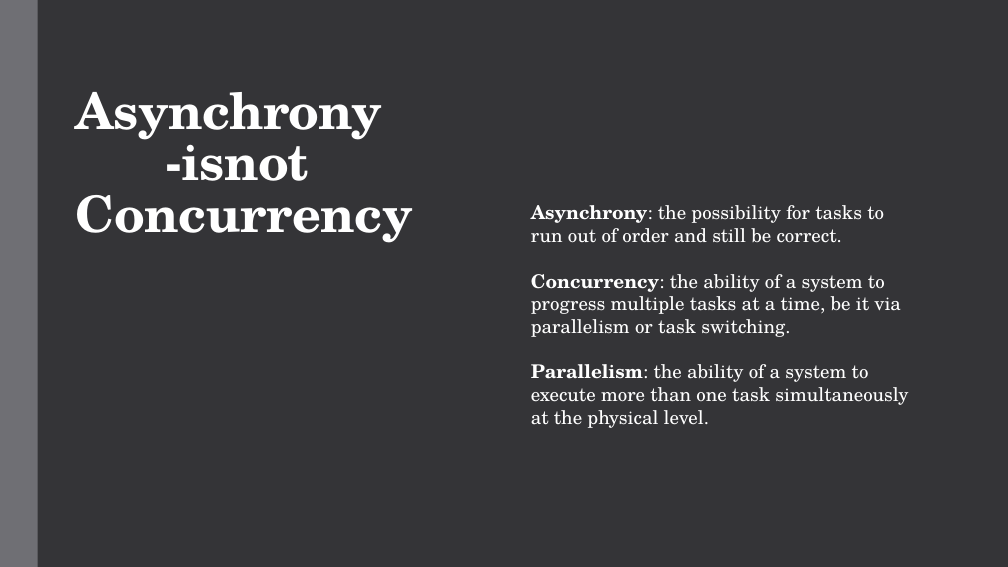
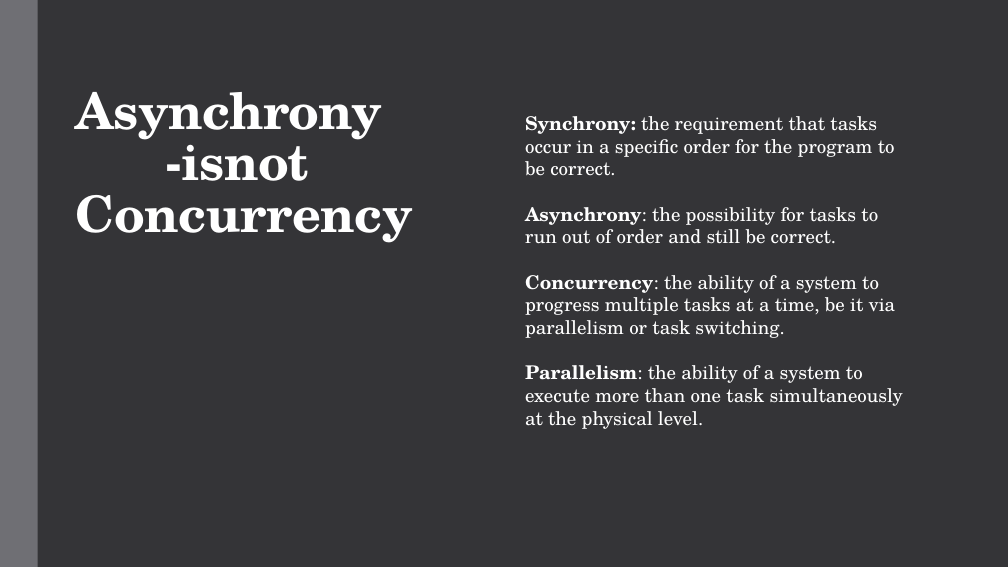
Before and after one commit to michaelgov-ctrl/asynchrony, a slide deck: slide 1 of Asynchrony.pptx. Drawn at 1008x567 pixels with LibreOffice and Linux fonts; fonts in the diff are those of the drawing. Boxes give left, top, right and bottom in pixels: in the first picture for what was removed or moved away, otherwise in the second. Text is boxed around its words. In the diff, an @@ line names an element or a change of style, - is before the commit and + after.

```diff
--- a/Asynchrony.pptx
+++ b/Asynchrony.pptx
@@ text "Synchrony: the requirement that tasks ...": place and size @@
-text "Synchrony: the requirement that tasks ..." at [531, 205, 908, 428]
+text "Synchrony: the requirement that tasks ..." at [525, 116, 903, 429]
@@ text at [525, 116, 895, 176]: paragraph added @@
+Synchrony: the requirement that tasks occur in a specific order for the program to be correct.
```
Also in this commit, not shown: 2 other slides changed, 4 other files.
